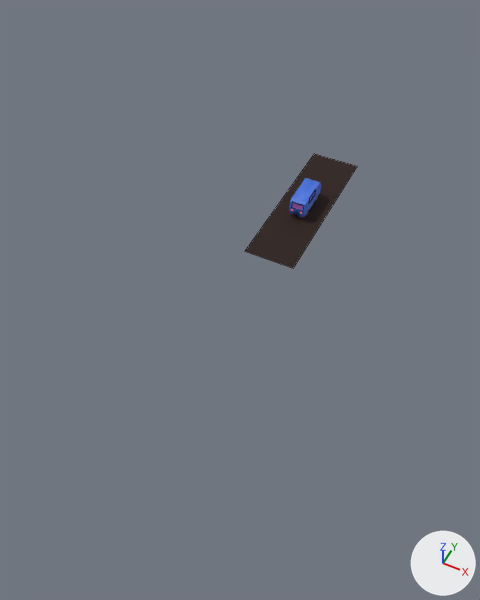
One commit to the OBJ model res/models/car/car.obj: the scene before it, then after it.
Camera for both pictures: a 50 mm lens placed at (43.3, -123.0, 107.2), pointed at (-6.1, -24.2, -16.3). The lights are fixed; the arrows at lower right show +X, +Y and +Z. Mesh edges are drawn as thin lines on the coarser meshes. Where no turn or scale is listed for an object, it has been applied to the vertices.

The first picture shows 'Body', 'Road'.
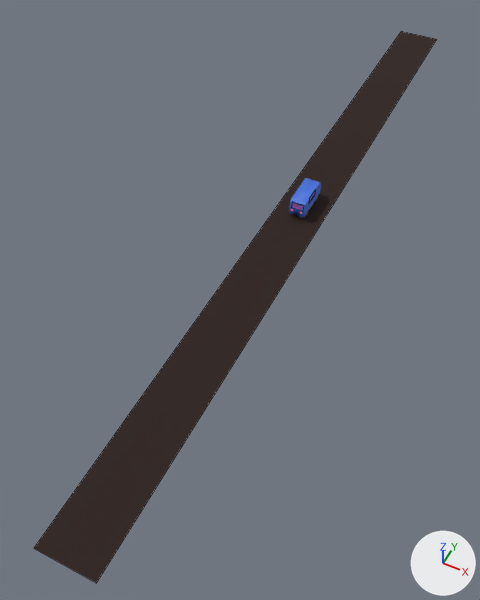
Edits to the scene script, one JSON object a line:
```json
{"block": "me_road", "where": "me_road.from_pydata(...)  # 4 vertices, 1 face; spans x -6.2..6.2, y -21.5..21.5, z -2.0"}
{"block": "me_road", "where": "# used by ob_road; location = (0.0, 0.0, 0.0)"}
{"block": "me_road", "change": "me_road part 1"}
{"op": "set", "path": "me_road.vertices[0].co", "old": "(-6.2, 21.5, -2.0)", "new": "(-6.2, 100.0, -2.0)", "note": "pixel (314, 153) -> pixel (401, 31)"}
{"op": "set", "path": "me_road.vertices[1].co", "old": "(6.2, 21.5, -2.0)", "new": "(6.2, 100.0, -2.0)", "note": "pixel (357, 166) -> pixel (436, 39)"}
{"op": "set", "path": "me_road.vertices[2].co", "old": "(-6.2, -21.5, -2.0)", "new": "(-6.2, -100.0, -2.0)", "note": "pixel (244, 251) -> pixel (33, 548)"}
{"op": "set", "path": "me_road.vertices[3].co", "old": "(6.2, -21.5, -2.0)", "new": "(6.2, -100.0, -2.0)", "note": "pixel (293, 268) -> pixel (96, 583)"}
```

Changed parts and their boxes (x1, y1, x2, y2) in the pictures (480 x 600 px):
```json
{"object": "Road", "change": "reshaped", "before": [245, 154, 357, 268], "after": [34, 31, 437, 583], "on screen": "258% wider, 381% taller"}
```
